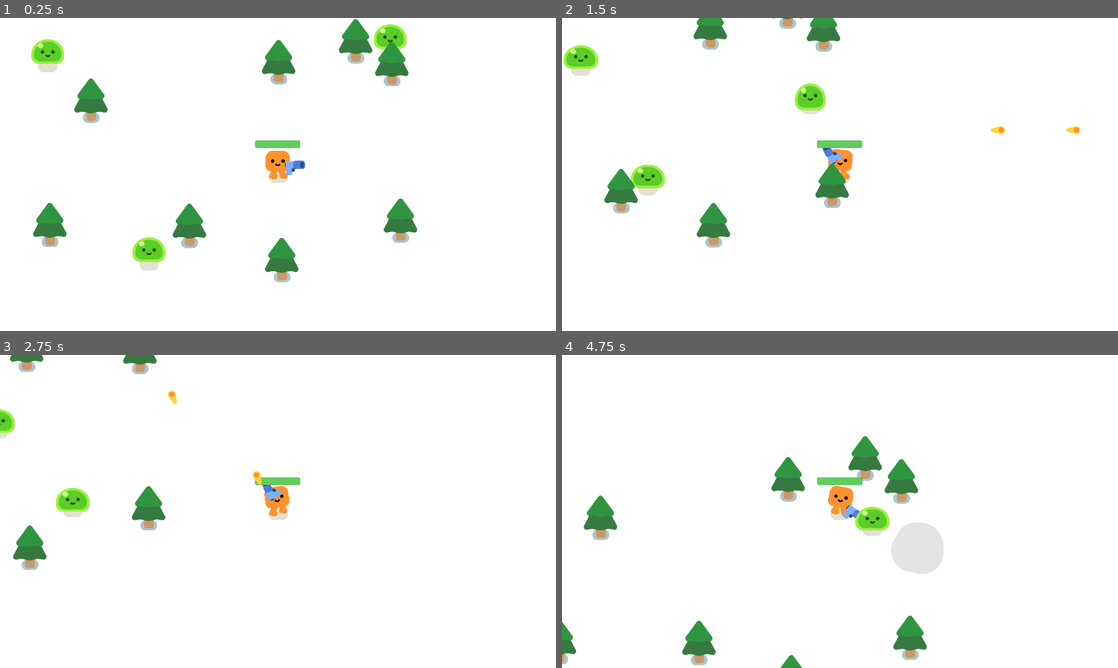
Above: before the commit, frames 1-4 (two rows, left to right).
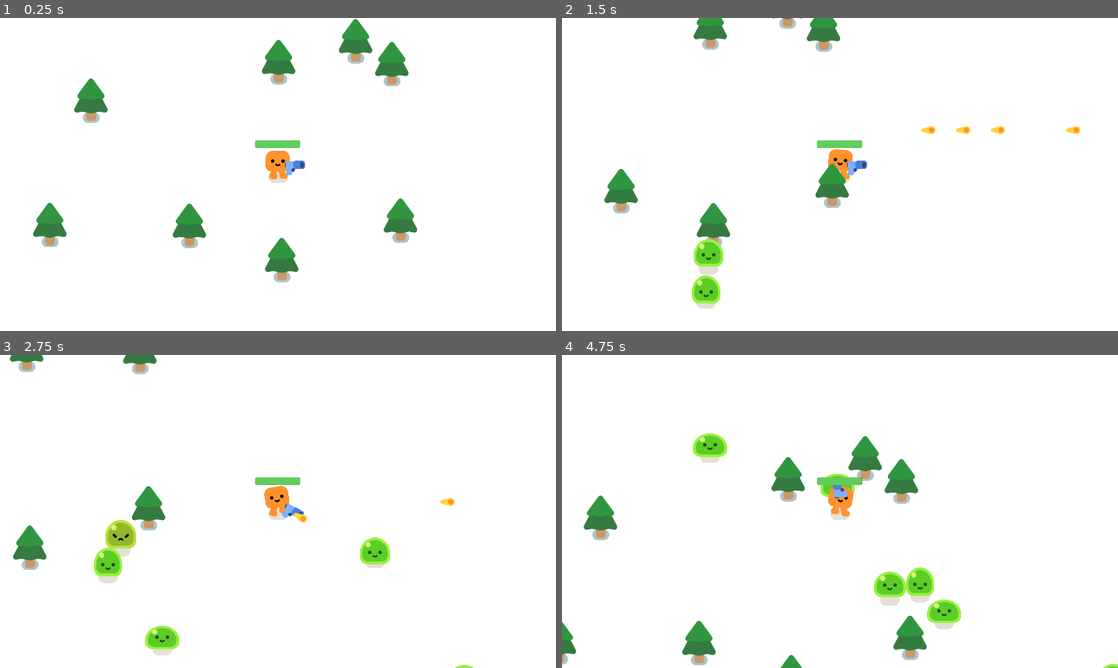
Above: after the commit, the same moments.

Repository: azfaHasan/godot-learning-vampire-survival-game
Game: Godot game, scene res://survivors_game.tscn
The game is run twice, just before and just after one commit, with the same random seed, the same clock (stepped at 60 frames per second) and the same inputs.
Inputs:
- Up to frame 1 (0.25 s): no input
- Up to frame 2 (1.5 s): hold D (move_right) 0.53-1.28 s; hold S (move_down) from 1.28 s (still down)
- Up to frame 3 (2.75 s): release S (move_down) at 2.03 s; hold D (move_right) from 2.03 s (still down)
- Up to frame 4 (4.75 s): release D (move_right) at 2.78 s; hold W (move_up) 2.78-3.53 s; hold A (move_left) from 3.53 s (still down)

The runs differ from the first frame. In frame 1, 1.4% of the frame differs, in the area x 5-74%, y 2-81%; in frame 2, 2.6%; in frame 3, 2.9%; in frame 4, 3.8%, in the area x 23-100%, y 24-100%.

Commit message:
final
- add random mob spawn with 2D path
- add game over screen and pause if game over

Diff:
--- /dev/null
+++ b/survivors_game.gd
@@ -0,0 +1,20 @@
+extends Node2D
+
+func spawn_mob():
+	const MOB = preload("res://mob.tscn")
+	var mob = MOB.instantiate()
+
+	$%PathFollow2D.progress_ratio = randf()
+
+	mob.global_position = $%PathFollow2D.global_position
+
+	add_child(mob)
+
+
+func _on_timer_timeout() -> void:
+	spawn_mob()
+
+
+func _on_player_health_depleted() -> void:
+	$GameOver.visible = true
+	get_tree().paused = true
--- a/survivors_game.tscn
+++ b/survivors_game.tscn
@@ -1,11 +1,18 @@
-[gd_scene load_steps=4 format=3 uid="uid://hcdgicqyh6g0"]
+[gd_scene load_steps=5 format=3 uid="uid://hcdgicqyh6g0"]
 
+[ext_resource type="Script" uid="uid://dnq0xwbgtsgxb" path="res://survivors_game.gd" id="1_qqaft"]
 [ext_resource type="PackedScene" uid="uid://po2p13r55kc3" path="res://player.tscn" id="1_y3pti"]
 [ext_resource type="PackedScene" uid="uid://dbecg3wa5tqan" path="res://pine_tree.tscn" id="2_l26od"]
-[ext_resource type="PackedScene" uid="uid://cs3q5ljeuimsb" path="res://mob.tscn" id="3_l26od"]
+
+[sub_resource type="Curve2D" id="Curve2D_l26od"]
+_data = {
+"points": PackedVector2Array(0, 0, 0, 0, -115, -185, 0, 0, 0, 0, 2091, -184, 0, 0, 0, 0, 2090, 1279, 0, 0, 0, 0, -116, 1283, 0, 0, 0, 0, -115, -185)
+}
+point_count = 5
 
 [node name="Game" type="Node2D"]
 y_sort_enabled = true
+script = ExtResource("1_qqaft")
 
 [node name="CanvasLayer" type="CanvasLayer" parent="."]
 layer = -1
@@ -19,14 +26,14 @@
 [node name="Player" parent="." instance=ExtResource("1_y3pti")]
 position = Vector2(984, 605)
 
-[node name="mob" parent="." instance=ExtResource("3_l26od")]
-position = Vector2(120, 201)
+[node name="Path2D" type="Path2D" parent="Player"]
+position = Vector2(-984, -605)
+curve = SubResource("Curve2D_l26od")
 
-[node name="mob2" parent="." instance=ExtResource("3_l26od")]
-position = Vector2(1421, 126)
-
-[node name="mob3" parent="." instance=ExtResource("3_l26od")]
-position = Vector2(476, 959)
+[node name="PathFollow2D" type="PathFollow2D" parent="Player/Path2D"]
+unique_name_in_owner = true
+position = Vector2(-115, -185)
+rotation = 0.000453309
 
 [node name="pine_tree" parent="." instance=ExtResource("2_l26od")]
 position = Vector2(679, 836)
@@ -51,3 +58,39 @@
 
 [node name="pine_tree8" parent="." instance=ExtResource("2_l26od")]
 position = Vector2(197, 833)
+
+[node name="Timer" type="Timer" parent="."]
+wait_time = 0.5
+autostart = true
+
+[node name="GameOver" type="CanvasLayer" parent="."]
+unique_name_in_owner = true
+visible = false
+
+[node name="ColorRect" type="ColorRect" parent="GameOver"]
+anchors_preset = 15
+anchor_right = 1.0
+anchor_bottom = 1.0
+grow_horizontal = 2
+grow_vertical = 2
+color = Color(0, 0, 0, 0.72549)
+
+[node name="Label" type="Label" parent="GameOver/ColorRect"]
+layout_mode = 1
+anchors_preset = 8
+anchor_left = 0.5
+anchor_top = 0.5
+anchor_right = 0.5
+anchor_bottom = 0.5
+offset_left = -46.0
+offset_top = -11.5
+offset_right = 46.0
+offset_bottom = 11.5
+grow_horizontal = 2
+grow_vertical = 2
+theme_override_colors/font_shadow_color = Color(0, 0, 0, 1)
+theme_override_font_sizes/font_size = 116
+text = "GAME OVER"
+
+[connection signal="health_depleted" from="Player" to="." method="_on_player_health_depleted"]
+[connection signal="timeout" from="Timer" to="." method="_on_timer_timeout"]
Not shown, added: survivors_game.gd.uid
